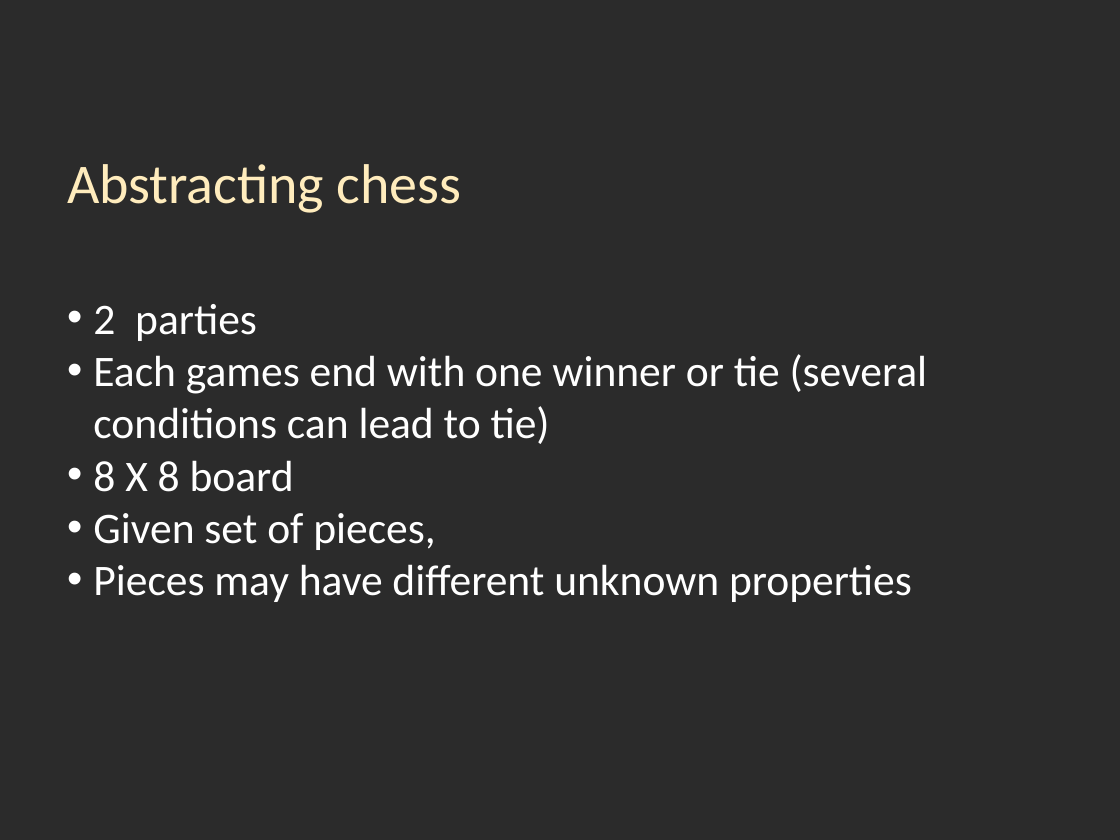
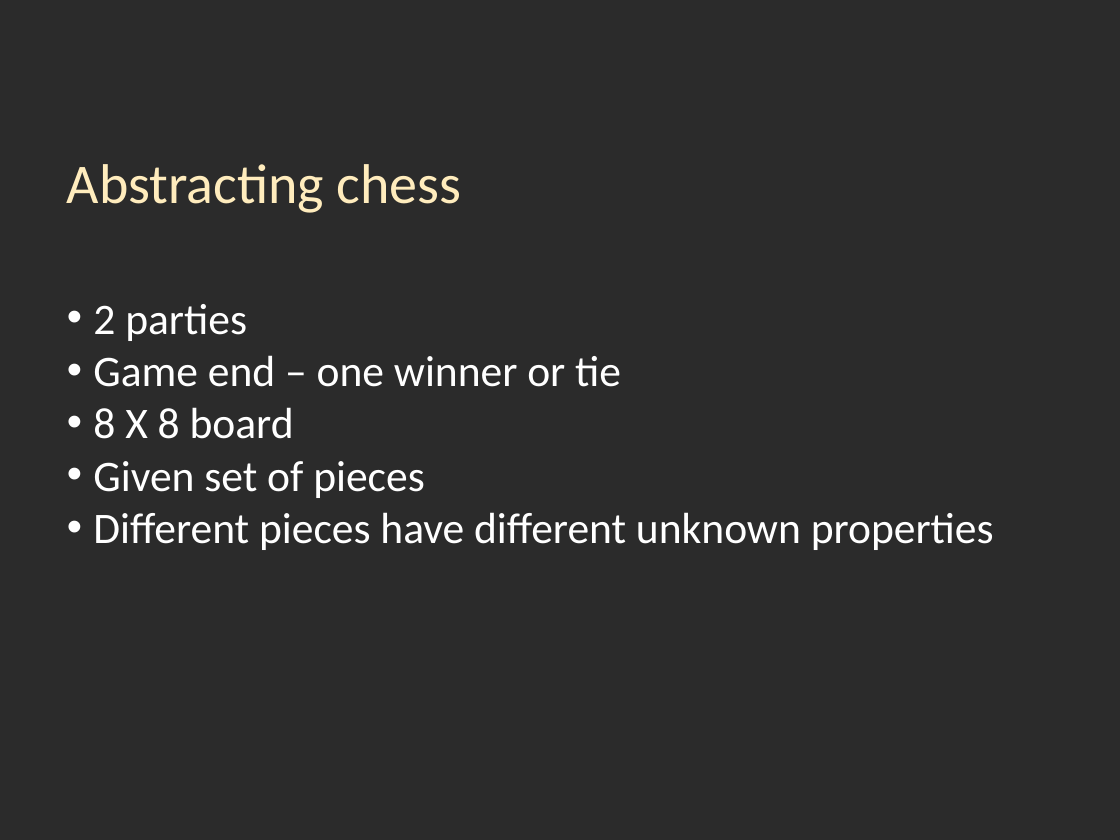
Before and after one commit to nivm/learningchess, a slide deck: slide 4 of presentation/chess_presentation.pptx (slide 2 before the commit). Drawn at 1120x840 pixels with LibreOffice and Linux fonts; fonts in the diff are those of the drawing; background and template pictures are left out; a plain dark background stands for a picture behind light text. Boxes give left, top, right and bottom in pixels: in the first picture for what was removed or moved away, otherwise in the second. Text is boxed around its words. In the diff, an @@ line names an element or a change of style, - is before the commit and + after.

```diff
--- a/presentation/chess_presentation.pptx
+++ b/presentation/chess_presentation.pptx
@@ text at (93, 355, 621, 387): text changed @@
-• Each games end with one winner or tie (several conditions can lead to tie)
+• Game end – one winner or tie
@@ text at (93, 461, 994, 550): text changed @@
-• Given set of pieces,
-• Pieces may have different unknown properties
+• Given set of pieces
+• Different pieces have different unknown properties
```
Also in this commit, not shown: 12 other slides changed, 3 slides added.
